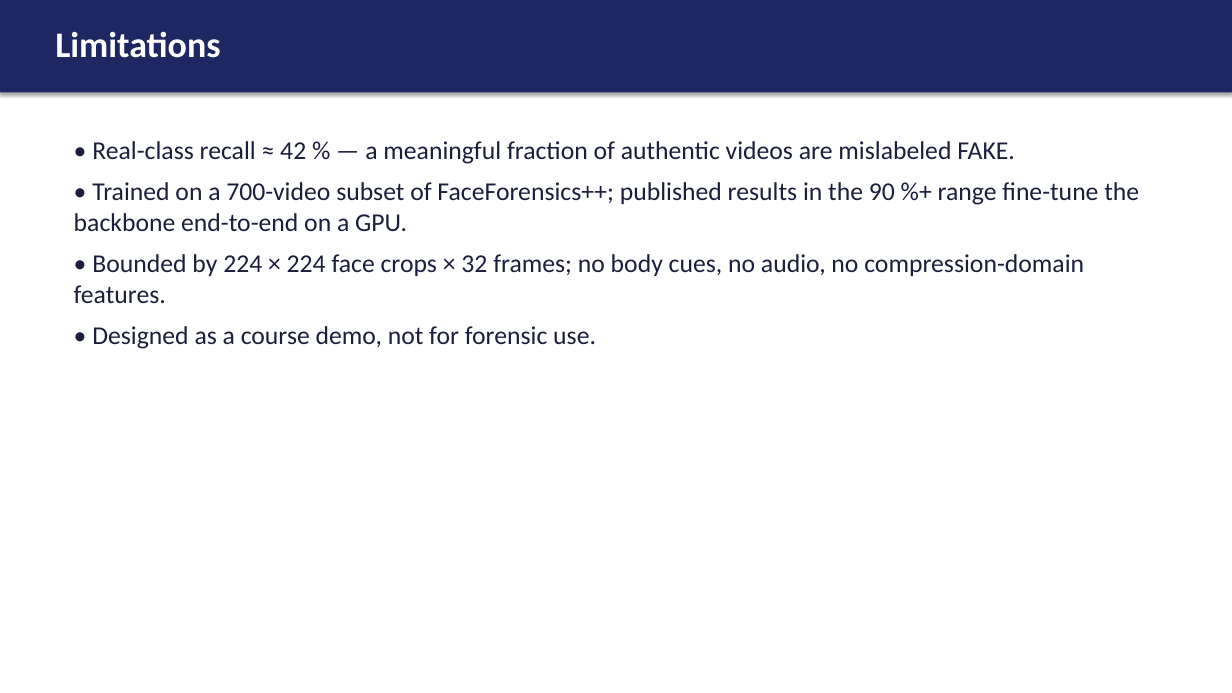
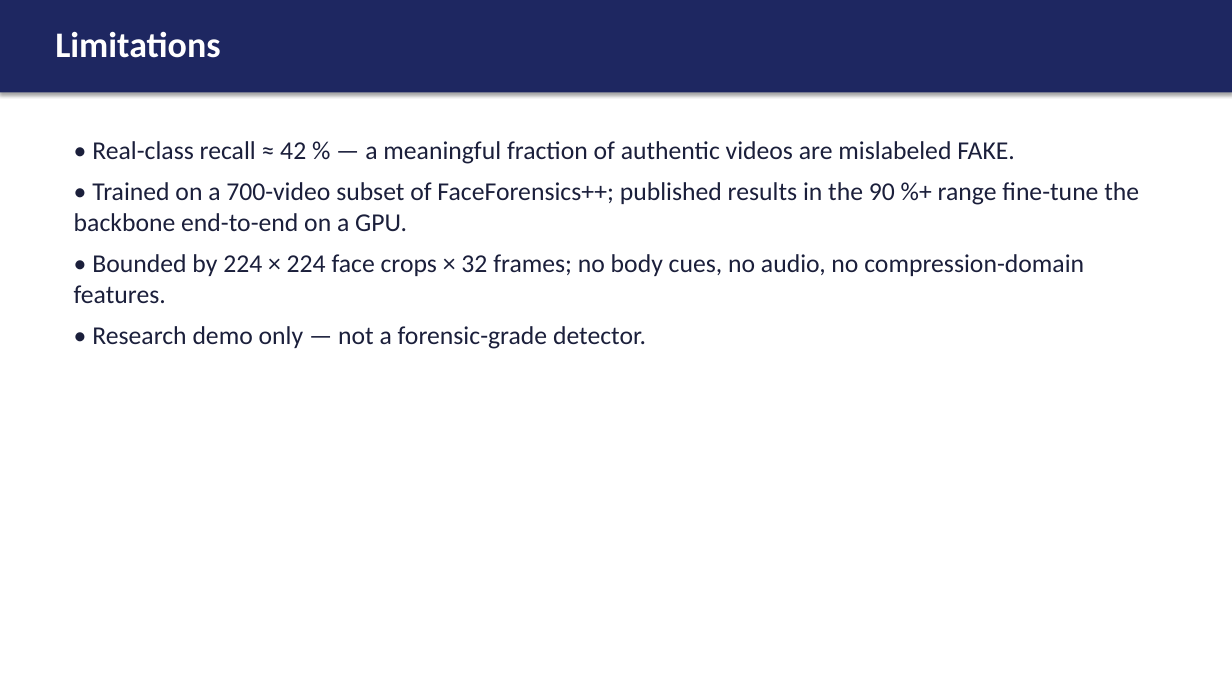
Before and after one commit to Krishivvv/Deepfake-Detection-Software, a slide deck: slide 15 of presentation/Final_Presentation.pptx. Drawn at 1232x693 pixels with LibreOffice and Linux fonts; fonts in the diff are those of the drawing. Boxes give left, top, right and bottom in pixels: in the first picture for what was removed or moved away, otherwise in the second. Text is boxed around its words. In the diff, an @@ line names an element or a change of style, - is before the commit and + after.

```diff
--- a/presentation/Final_Presentation.pptx
+++ b/presentation/Final_Presentation.pptx
@@ text at [92,326,646,349]: text changed @@
-• Designed as a course demo, not for forensic use.
+• Research demo only — not a forensic-grade detector.
```
Also in this commit, not shown: 1 other slide changed, 3 other files.
